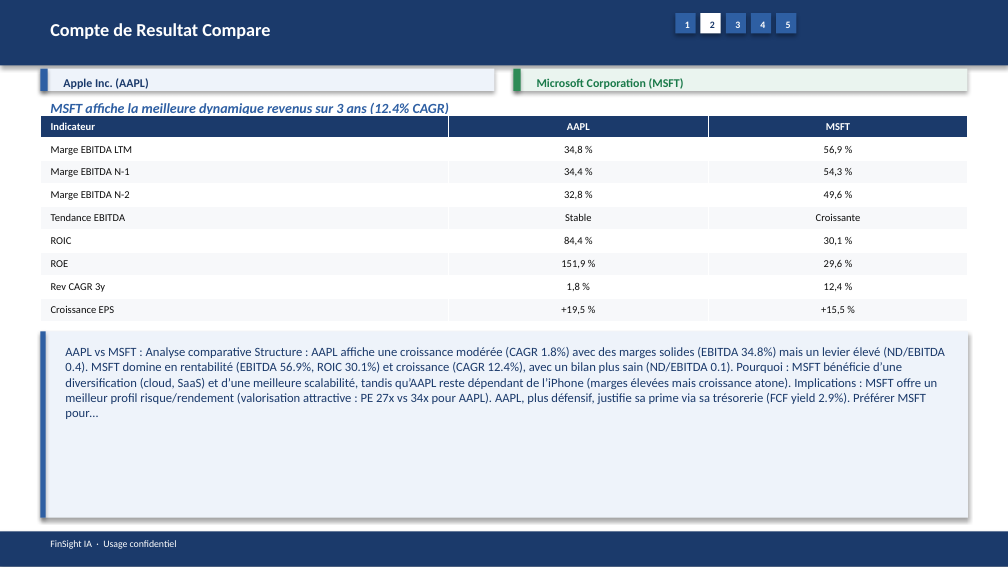
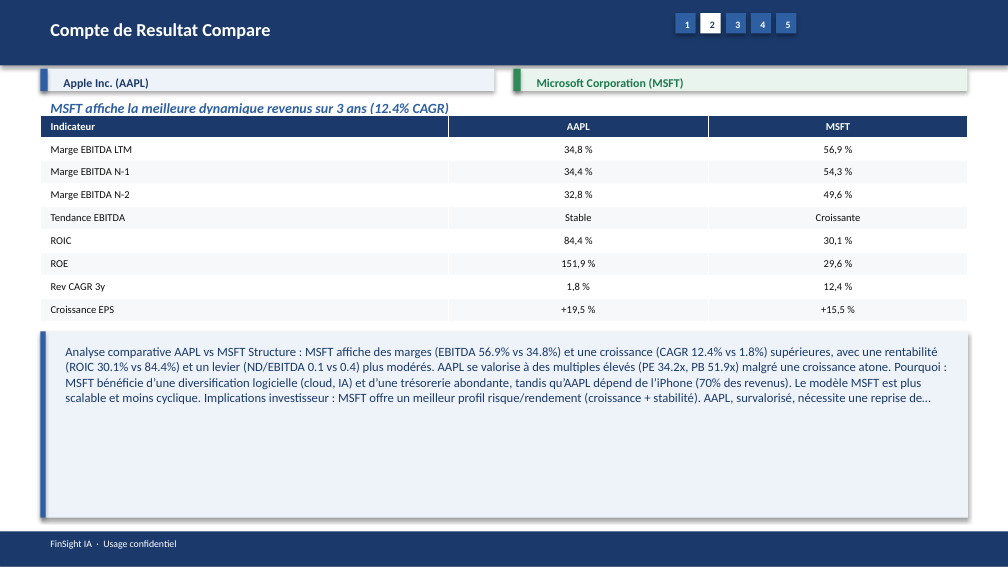
Before and after one commit to baptistejeh07-art/finsight-ia, a slide deck: slide 7 of preview/AAPL_vs_MSFT/AAPL_vs_MSFT_comparison.pptx. Drawn at 1008x567 pixels with LibreOffice and Linux fonts; fonts in the diff are those of the drawing. Boxes give left, top, right and bottom in pixels: in the first picture for what was removed or moved away, otherwise in the second. Text is boxed around its words. In the diff, an @@ line names an element or a change of style, - is before the commit and + after.

Commit message:
chore(preview): comparatif AAPL_vs_MSFT outputs

```diff
--- a/preview/AAPL_vs_MSFT/AAPL_vs_MSFT_comparison.pptx
+++ b/preview/AAPL_vs_MSFT/AAPL_vs_MSFT_comparison.pptx
@@ text at (65,347,941,404): text changed @@
-AAPL vs MSFT : Analyse comparative Structure : AAPL affiche une croissance modérée (CAGR 1.8%) avec des marges solides (EBITDA 34.8%) mais un levier élevé (ND/EBITDA 0.4). MSFT domine en rentabilité (EBITDA 56.9%, ROIC 30.1%) et croissance (CAGR 12.4%), avec un bilan plus sain (ND/EBITDA 0.1). Pourquoi : MSFT bénéficie d’une diversification (cloud, SaaS) et d’une meilleure scalabilité, tandis qu’AAPL reste dépendant de l’iPhone (marges élevées mais croissance atone). Implications : MSFT offre un meilleur profil risque/rendement (valorisation attractive : PE 27x vs 34x pour AAPL). AAPL, plus défensif, justifie sa prime via sa trésorerie (FCF yield 2.9%). Préférer MSFT pour…
+Analyse comparative AAPL vs MSFT Structure : MSFT affiche des marges (EBITDA 56.9% vs 34.8%) et une croissance (CAGR 12.4% vs 1.8%) supérieures, avec une rentabilité (ROIC 30.1% vs 84.4%) et un levier (ND/EBITDA 0.1 vs 0.4) plus modérés. AAPL se valorise à des multiples élevés (PE 34.2x, PB 51.9x) malgré une croissance atone. Pourquoi : MSFT bénéficie d’une diversification logicielle (cloud, IA) et d’une trésorerie abondante, tandis qu’AAPL dépend de l’iPhone (70% des revenus). Le modèle MSFT est plus scalable et moins cyclique. Implications investisseur : MSFT offre un meilleur profil risque/rendement (croissance + stabilité). AAPL, survalorisé, nécessite une reprise de…
```
Also in this commit, not shown: 12 other slides changed, 2 other files.
